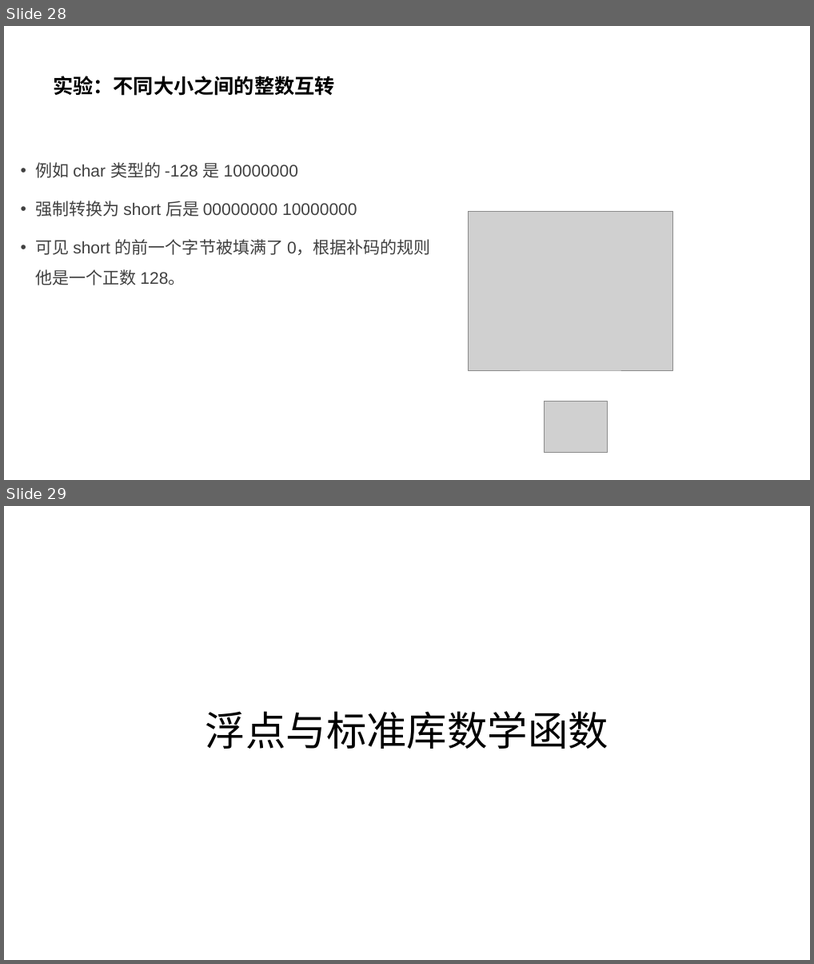
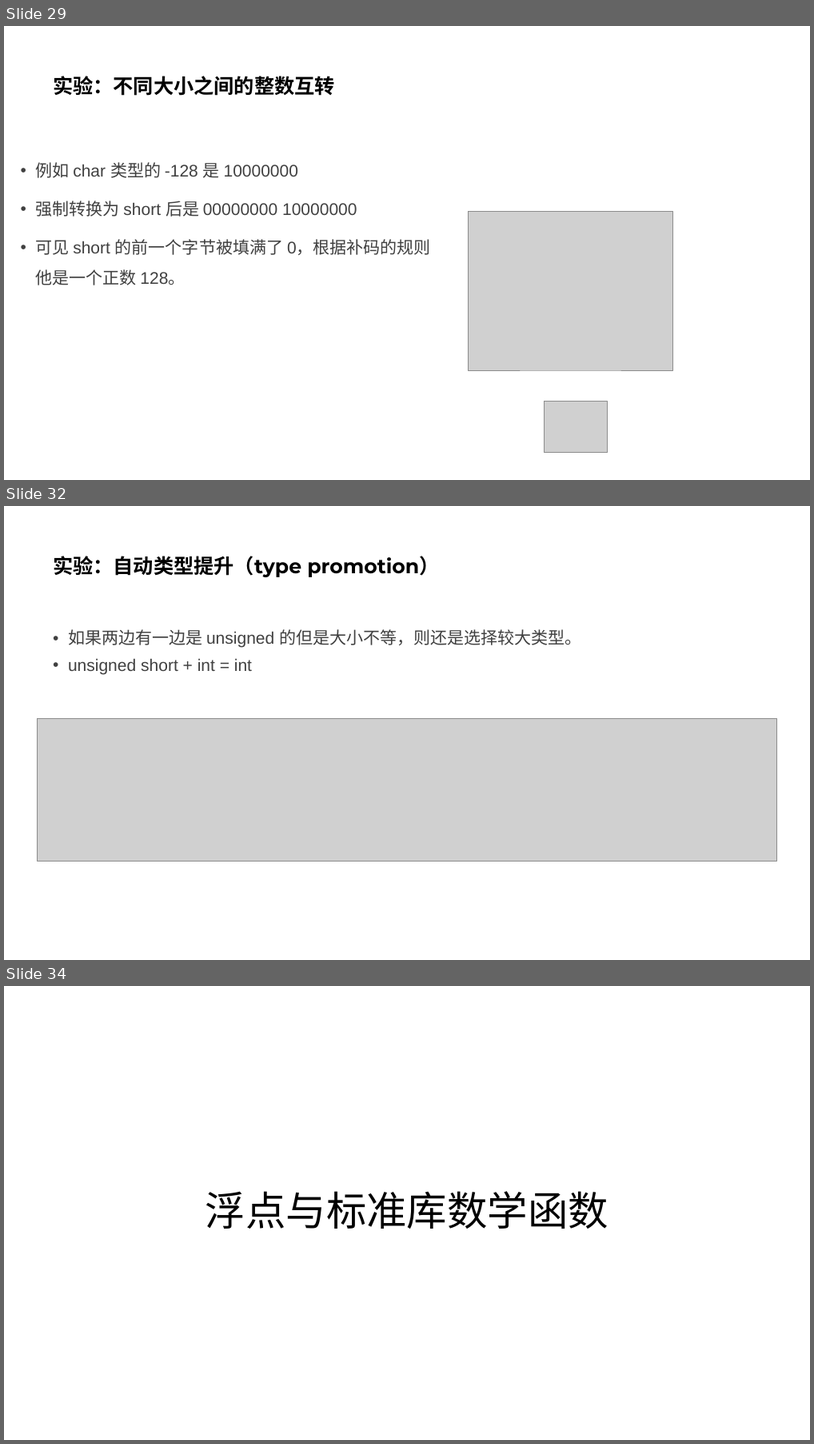
Before and after one commit to parallel101/course, a slide deck: 12/slides.pptx. Shown one above the other, each under a label of ours: slides 28 and 29 before the commit, slides 29, 32 and 34 after it; the slides between them are not shown. The pictures are 814x964 and 814x1444 pixels, drawn with LibreOffice and Linux fonts; fonts in the diff are those of the drawing; grey boxes stand for pictures. Boxes give left, top, right and bottom in pixels: in the first picture for what was removed or moved away, otherwise in the second. Text is boxed around its words. In the diff, an @@ line names an element or a change of style, - is before the commit and + after.

```diff
--- a/12/slides.pptx
+++ b/12/slides.pptx
@@ slide 32 added at (x1=4, y1=506, x2=810, y2=960), background #FFFFFF @@
@@ title added at (x1=53, y1=556, x2=439, y2=577), 24 pt, text #000000, bold @@
+实验：自动类型提升（type promotion）
@@ text added at (x1=68, y1=629, x2=582, y2=674), 20 pt, text #404040 @@
+• 如果两边有一边是 unsigned 的但是大小不等，则还是选择较大类型。
+• unsigned short + int = int
@@ picture added at (x1=38, y1=718, x2=777, y2=861) @@
@@ what was slide 28 is now slide 29 @@
@@ what was slide 29 is now slide 34 @@
```
Also in this commit, not shown: 4 slides changed, 6 other slides added, 9 other files.
